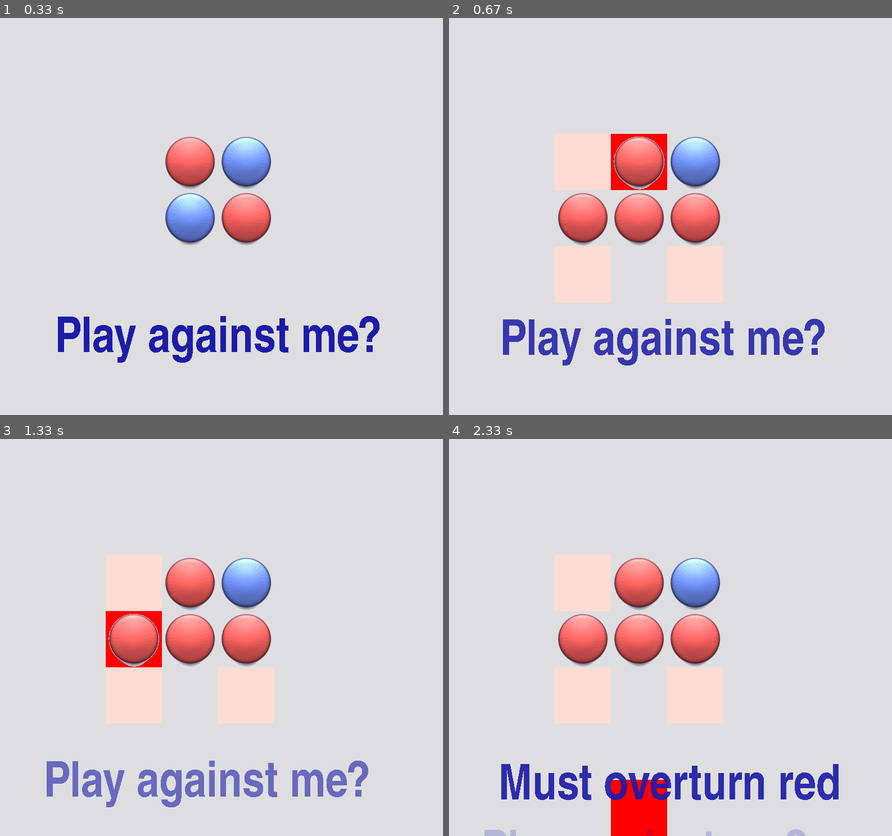
Above: before the commit, frames 1-4 (two rows, left to right).
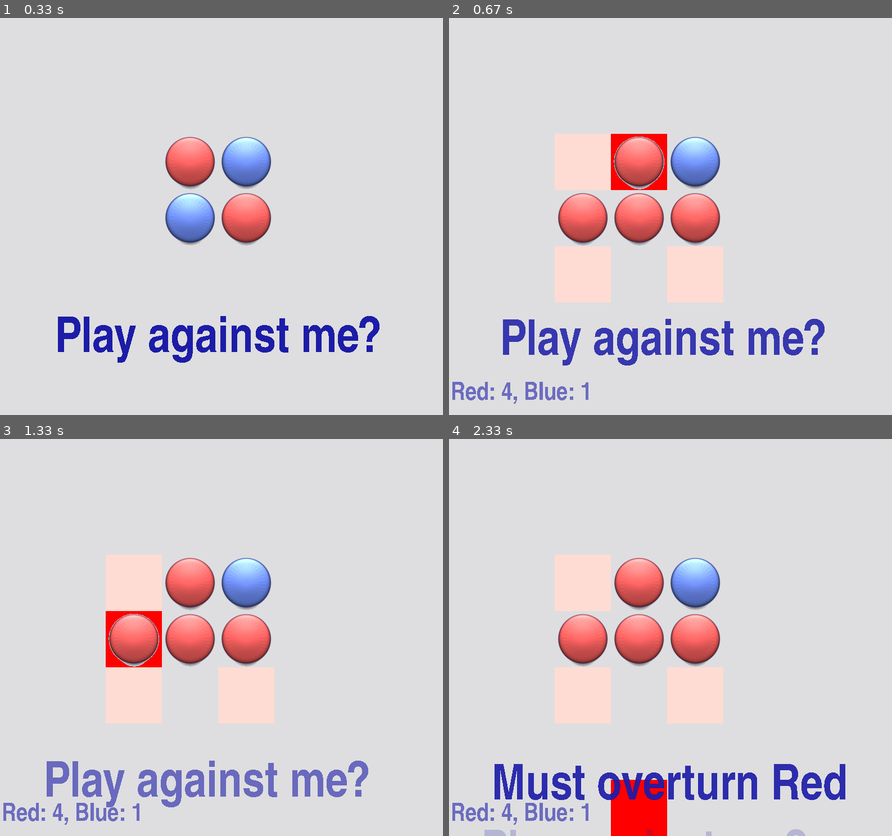
Above: after the commit, the same moments.

Repository: RageInTheCage/Random
Game: pygame game, started from Python/Reversi/Game.py
Same seed, same stepped clock (60 frames per second), same inputs: the game is played once before the commit and once after it.
Inputs (mouse positions are in pixels of both pictures, inside the frame that each line leads up to):
- Up to frame 1 (0.33 s): no input
- Up to frame 2 (0.67 s): tap Y at 0.33 s
- Up to frame 3 (1.33 s): hold Right 0.67-1.13 s; move the mouse to (363, 597) at 0.7 s; hold Up from 1.17 s (still down); move the mouse to (110, 613) at 1.2 s
- Up to frame 4 (2.33 s): release Up at 1.47 s; hold Right 1.5-1.97 s; move the mouse to (710, 712) at 1.53 s; click "Play against me?" at 2.07 s

Frame 1 is identical in both runs. In frame 2, 0.5% of the frame differs, in the area x 0-32%, y 91-98%; in frame 3, 0.5%; in frame 4, 4.4%, in the area x 0-90%, y 81-98%.

Commit message:
Implemented graphical ScoreOverlay at Thomas' request

Diff:
--- a/Python/Reversi/AIPlayer.py
+++ b/Python/Reversi/AIPlayer.py
@@ -18,6 +18,7 @@
         graphics.fill()
         graphics.draw_board()
         graphics.animate_text_overlays()
+        graphics.score_overlay.show()
         graphics.update()
         pygame.event.poll()
 
--- a/Python/Reversi/Game.py
+++ b/Python/Reversi/Game.py
@@ -26,6 +26,8 @@
     player = game_board.players[0]
     while True:
         game_board.show_score(game_board.players)
+        graphics.score_overlay.refresh(game_board.players)
+
         game_board.draw_ascii_board(assess_for_player=player.number)
 
         if game_is_over(game_board, graphics):
--- a/Python/Reversi/Graphics.py
+++ b/Python/Reversi/Graphics.py
@@ -1,4 +1,6 @@
 import pygame
+
+from ScoreOverlay import ScoreOverlay
 from Sprites import Sprites
 from TextOverlay import TextOverlay
 
@@ -23,14 +25,11 @@
         self.width = display_size[0]
         self.height = display_size[1]
         self.game_display = pygame.display.set_mode((self.width, self.height))
+        pygame.display.set_caption('Reversi')
         self.game_board = game_board
 
-        pygame.display.set_caption('Reversi')
-
         sprites = Sprites("Reversi Pieces.png", 2, 1)
-
         self.piece_size = int(self.height / 8)
-
         self.pieces = (
             sprites.get_tile(0, 0, self.piece_size, self.piece_size),
             sprites.get_tile(1, 0, self.piece_size, self.piece_size)
@@ -43,6 +42,8 @@
         self.clock = pygame.time.Clock()
         self.moves = []
         self.text_overlays = []
+
+        self.score_overlay = ScoreOverlay(self.game_display)
 
     def fill(self):
         self.game_display.fill(self.background_colour)
@@ -105,6 +106,7 @@
             self.draw_cursor()
             self.draw_board()
             self.animate_text_overlays()
+            self.score_overlay.show()
             self.update()
 
         return self.cursor
@@ -163,6 +165,7 @@
             self.fill()
             self.draw_board()
             self.animate_text_overlays()
+            self.score_overlay.show()
             self.update()
             for event in pygame.event.get():
                 if event.type == pygame.KEYDOWN and event.key in answers:
--- a/Python/Reversi/Player.py
+++ b/Python/Reversi/Player.py
@@ -8,7 +8,7 @@
 
         index = player_number - 1
         self.colour = (Fore.RED, Fore.BLUE)[index]
-        self.name = ('red', 'blue')[index]
+        self.name = ('Red', 'Blue')[index]
         self.character = ('©', 'ø')[index]
         self.score = 2
 
--- /dev/null
+++ b/Python/Reversi/ScoreOverlay.py
@@ -0,0 +1,29 @@
+import pygame
+
+
+class ScoreOverlay(object):
+    def __init__(self, display):
+        self.text_surface = None
+        self.text_rectangle = None
+        self.display = display
+        self.font = pygame.font.SysFont("Impact", 40)
+        self.colour = (28, 28, 168)
+
+    def refresh(self, players):
+        score_text = "{0}: {1}, {2}: {3}".format(
+            players[0].name, players[0].score,
+            players[1].name, players[1].score
+        )
+        self.text_surface = self.font.render(score_text, False, self.colour)
+        self.text_surface.set_alpha(150)
+        self.text_rectangle = self.text_surface.get_rect()
+
+        display_size = self.display.get_rect()
+        margin_left = self.text_rectangle.height / 3
+        self.text_rectangle.left = margin_left
+        self.text_rectangle.top = display_size.height - self.text_rectangle.height - margin_left
+
+    def show(self):
+        if self.text_surface is None:
+            return
+        self.display.blit(self.text_surface, self.text_rectangle)
